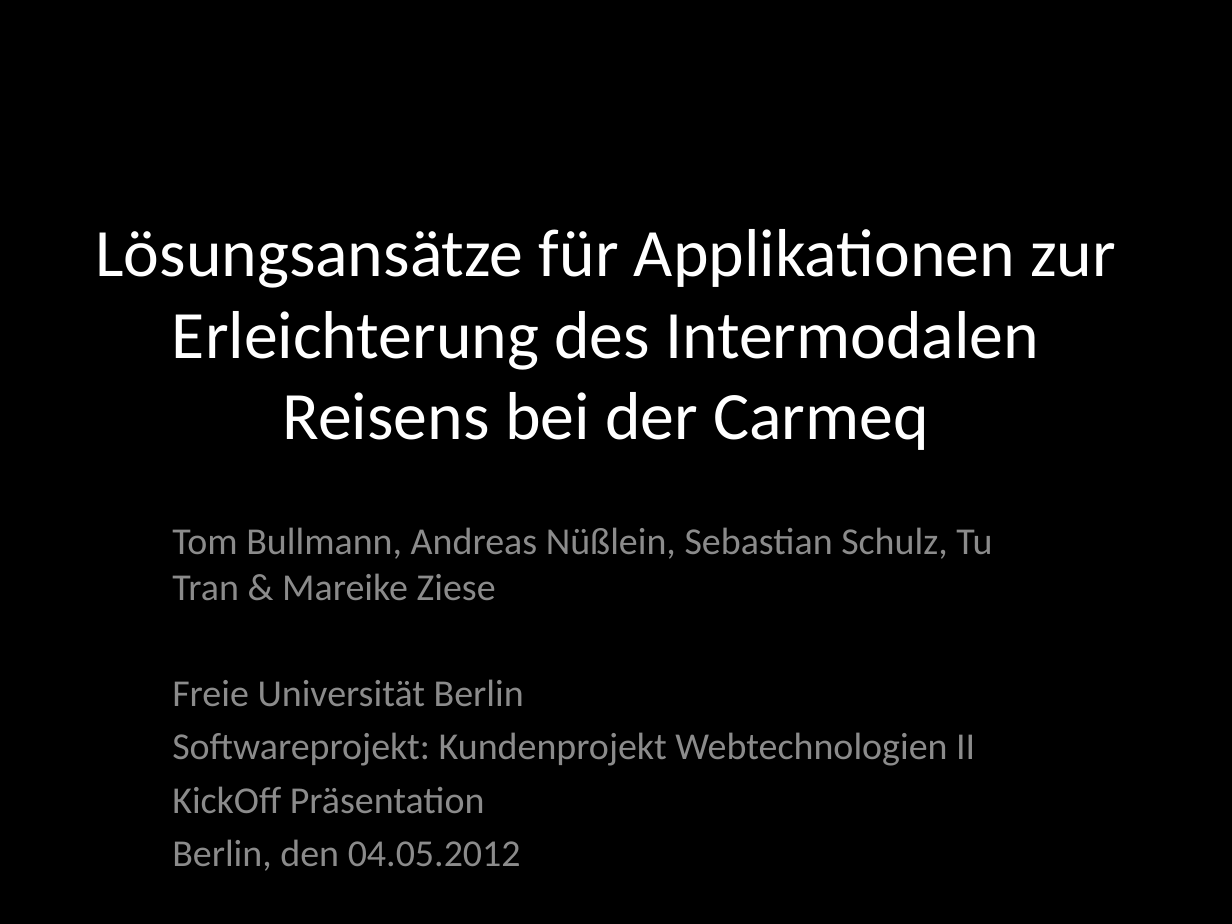
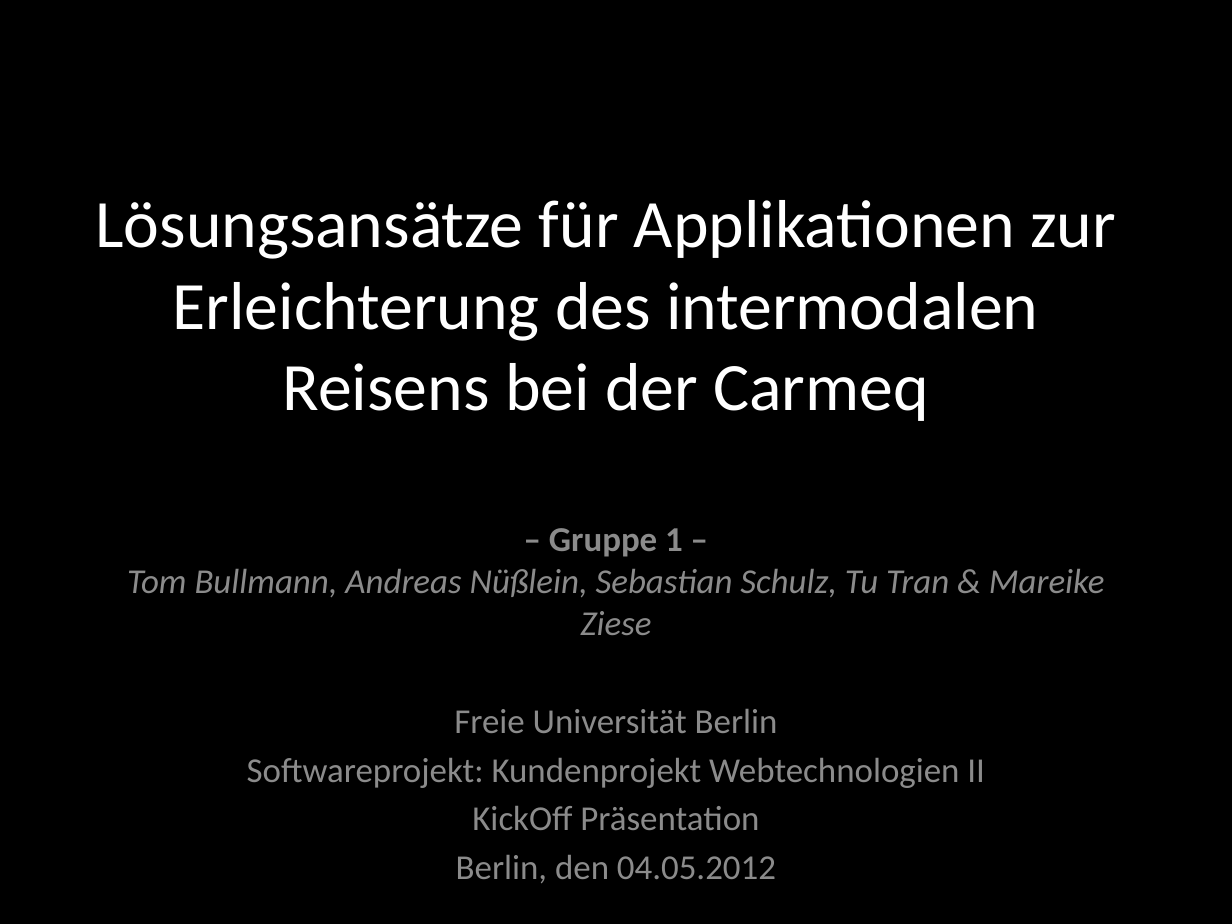
Before and after one commit to andreasnuesslein/swp_kp2_2012_gruppe1, a slide deck: slide 1 of KickOff-Praesentation/vorlage.pptx. Drawn at 1232x924 pixels with LibreOffice and Linux fonts; fonts in the diff are those of the drawing; background and template pictures are left out. Boxes give left, top, right and bottom in pixels: in the first picture for what was removed or moved away, otherwise in the second. Text is boxed around its words. In the diff, an @@ line names an element or a change of style, - is before the commit and + after.

```diff
--- a/KickOff-Praesentation/vorlage.pptx
+++ b/KickOff-Praesentation/vorlage.pptx
@@ title at <box>95,200,1116,421</box>: text changed @@
-Lösungsansätze für Applikationen zur Erleichterung des Intermodalen Reisens bei der Carmeq
+Lösungsansätze für Applikationen zur Erleichterung des intermodalen Reisens bei der Carmeq
@@ subtitle "– Gruppe 1 – Tom ...": place and size @@
-subtitle "– Gruppe 1 – Tom ..." at <box>172,527,992,871</box>
+subtitle "– Gruppe 1 – Tom ..." at <box>127,528,1105,883</box>
@@ subtitle at <box>127,528,1105,635</box>: text changed; size 22.2 to 20.4 pt; italic on @@
-Tom Bullmann, Andreas Nüßlein, Sebastian Schulz, Tu Tran & Mareike Ziese
+– Gruppe 1 –
+Tom Bullmann, Andreas Nüßlein, Sebastian Schulz, Tu Tran & Mareike Ziese
@@ subtitle at <box>247,709,985,883</box>: size 22.2 to 20.4 pt in "Freie Universität Berlin", "Softwareprojekt: Kundenprojekt Webtechnologien II", "KickOff Präsentation", "Berlin, den 04.05.2012"; alignment left to centre @@
```
Also in this commit, not shown: 10 other slides changed, 1 other file.
